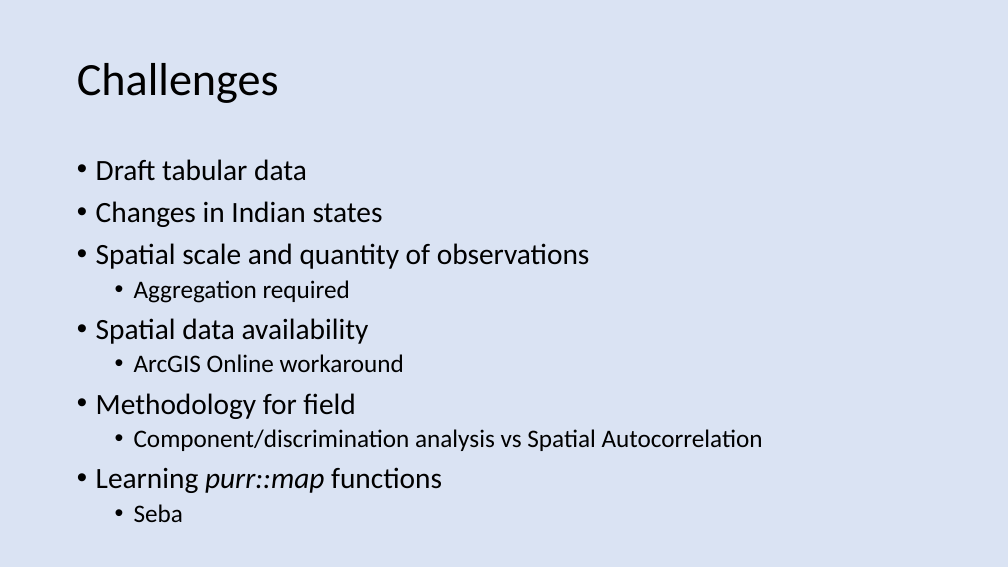
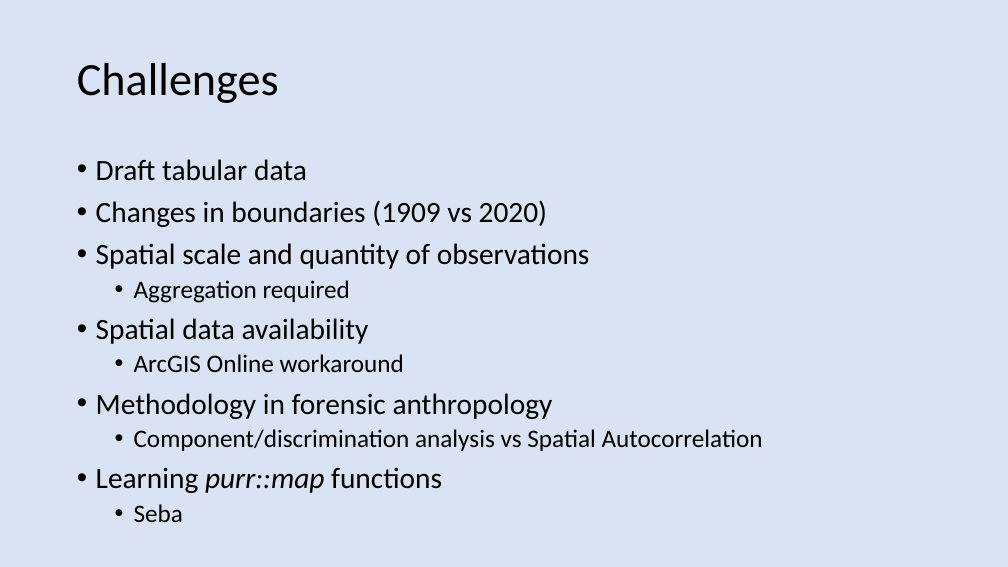
Before and after one commit to andrewroylaws/geog891, a slide deck: slide 5 of Final_project/FinalPresentationLaws.pptx. Drawn at 1008x567 pixels with LibreOffice and Linux fonts; fonts in the diff are those of the drawing. Boxes give left, top, right and bottom in pixels: in the first picture for what was removed or moved away, otherwise in the second. Text is boxed around its words. In the diff, an @@ line names an element or a change of style, - is before the commit and + after.

```diff
--- a/Final_project/FinalPresentationLaws.pptx
+++ b/Final_project/FinalPresentationLaws.pptx
@@ text at (x1=96, y1=200, x2=547, y2=227): text changed @@
-• Changes in Indian states
+• Changes in boundaries (1909 vs 2020)
@@ text at (x1=96, y1=393, x2=553, y2=419): text changed @@
-• Methodology for field
+• Methodology in forensic anthropology
```
Also in this commit, not shown: 5 other slides changed, 1 slide added, 1 slide removed, 1 other file.
